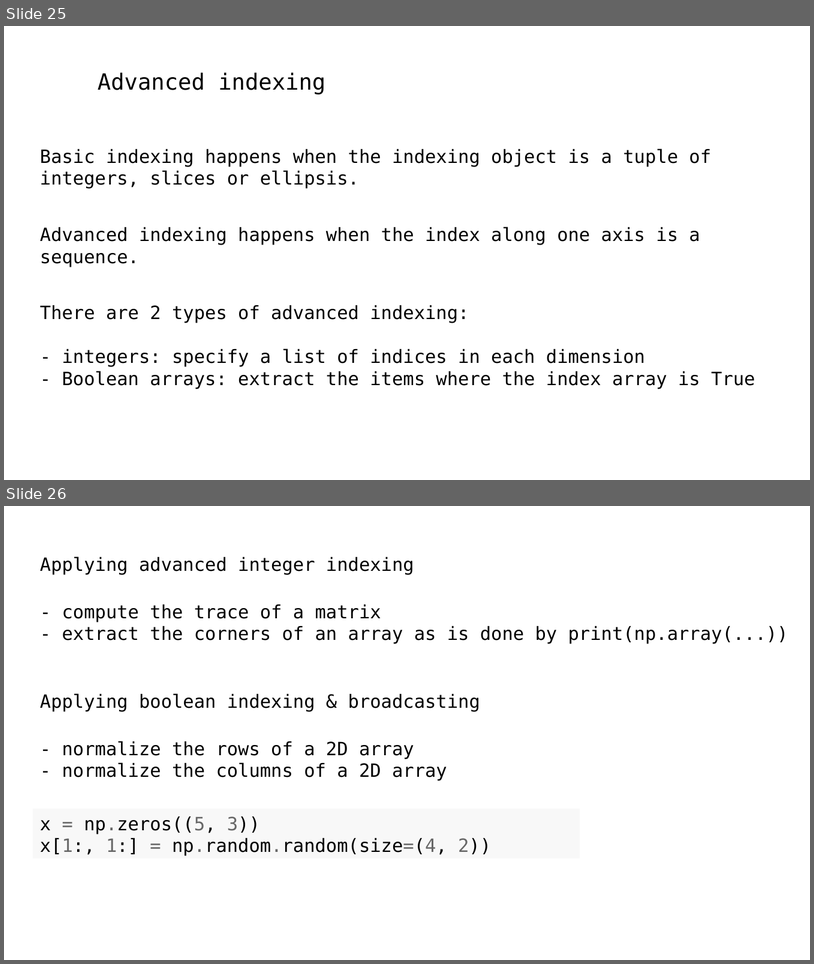
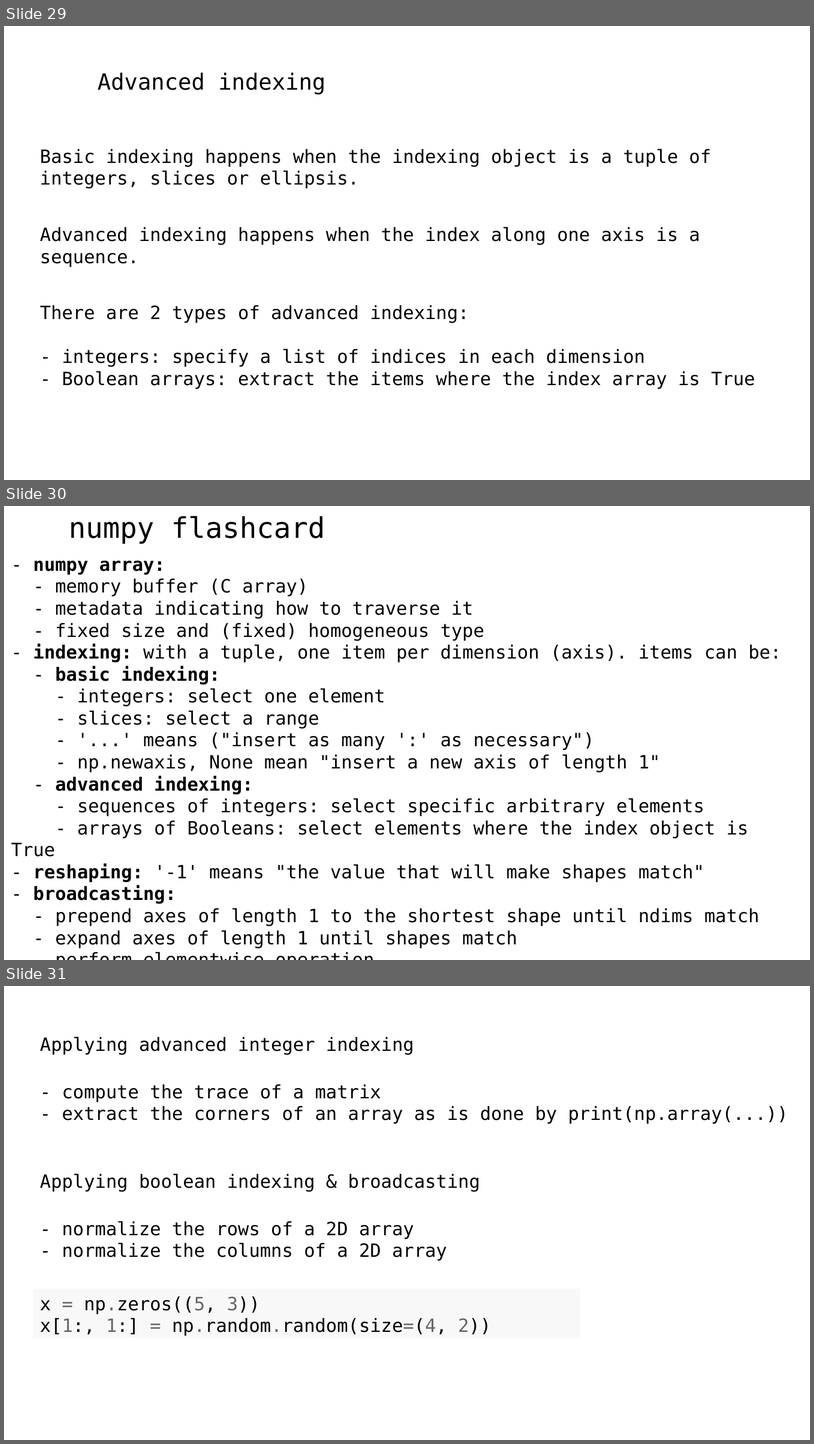
Before and after one commit to neurodatascience/QLS-course-materials, a slide deck: Lectures/04-NumPy_SciPy/slides.odp. Shown one above the other, each under a label of ours: slides 25 and 26 before the commit, slides 29, 30 and 31 after it. The pictures are 814x964 and 814x1444 pixels, drawn with LibreOffice and Linux fonts; fonts in the diff are those of the drawing. Boxes give left, top, right and bottom in pixels: in the first picture for what was removed or moved away, otherwise in the second. Text is boxed around its words. In the diff, an @@ line names an element or a change of style, - is before the commit and + after.

```diff
--- a/Lectures/04-NumPy_SciPy/slides.odp
+++ b/Lectures/04-NumPy_SciPy/slides.odp
@@ slide 30 added at [4, 506, 810, 960], background #FFFFFF @@
@@ text added at [69, 516, 325, 544], 28 pt, text #000000 @@
+numpy flashcard
@@ text added at [11, 561, 782, 948], 18 pt, text #000000 @@
+- numpy array:
+- memory buffer (C array)
+- metadata indicating how to traverse it
+- fixed size and (fixed) homogeneous type
+- indexing: with a tuple, one item per dimension (axis). items can be:
+- basic indexing:
+- integers: select one element
+- slices: select a range
+- '...' means ("insert as many ':' as necessary")
+- np.newaxis, None mean "insert a new axis of length 1"
+- advanced indexing:
+- sequences of integers: select specific arbitrary elements
+- arrays of Booleans: select elements where the index object is True
+- reshaping: '-1' means "the value that will make shapes match"
+- broadcasting:
+- prepend axes of length 1 to the shortest shape until ndims match
+- expand axes of length 1 until shapes match
+- perform elementwise operation
@@ what was slide 25 is now slide 29 @@
@@ what was slide 26 is now slide 31 @@
```
Also in this commit, not shown: 4 slides changed, 4 other slides added, 1 other file.
